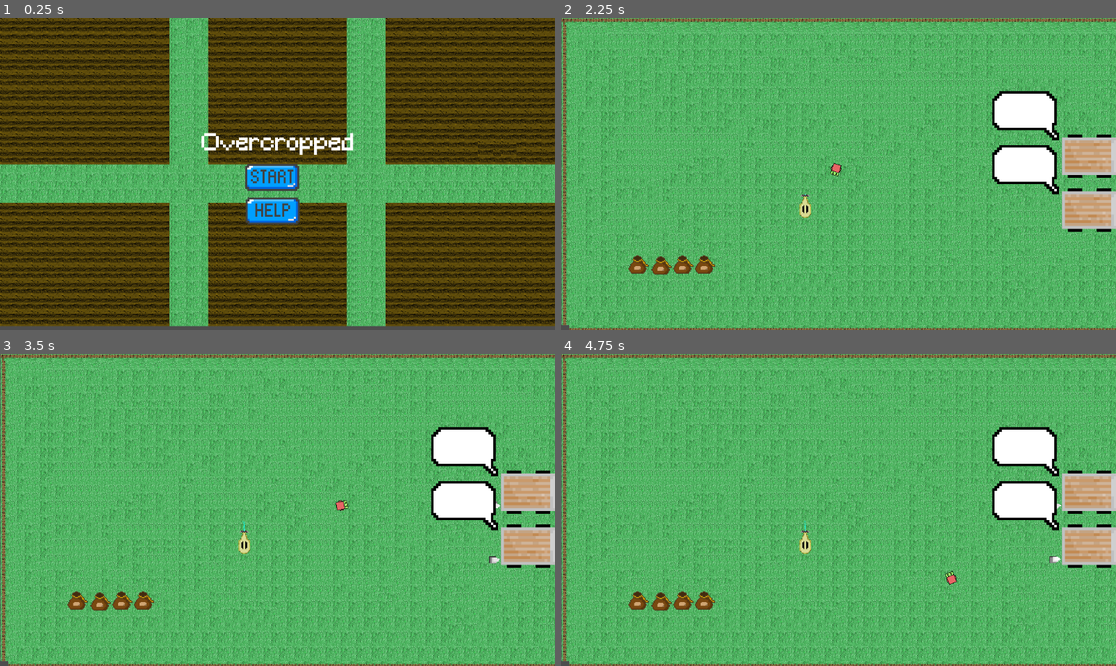
Above: before the commit, frames 1-4 (two rows, left to right).
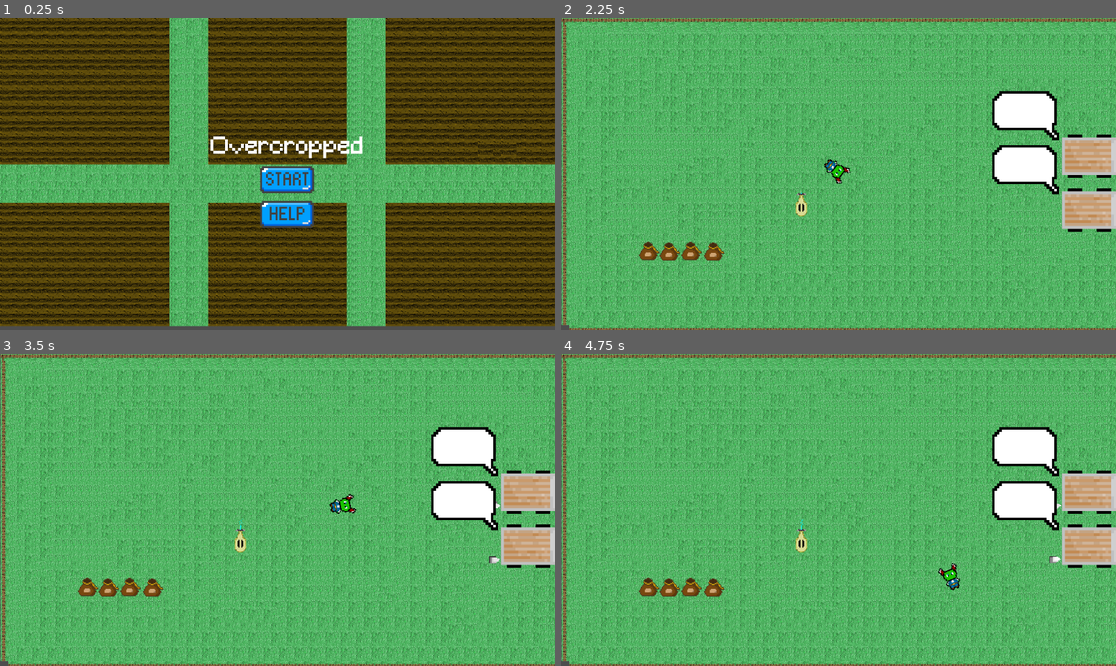
Above: after the commit, the same moments.

Repository: Bratah123/NewYearNewSkillsJam
Game: Godot game, scene res://game/main_menu.tscn
Same seed, same stepped clock (60 frames per second), same inputs: the game is played once before the commit and once after it.
Inputs (mouse positions are in pixels of both pictures, inside the frame that each line leads up to; where the layout moved, square brackets give the same spot in the first picture):
- Up to frame 1 (0.25 s): no input
- Up to frame 2 (2.25 s): click (849, 214) [832, 211] at 0.5 s; click (844, 245) at 1.25 s; click (849, 180) [832, 177] at 2 s
- Up to frame 3 (3.5 s): tap Enter at 2.75 s; move the mouse to (399, 494) at 2.77 s; hold D (right) from 2.78 s (still down); click (399, 494) at 2.85 s
- Up to frame 4 (4.75 s): move the mouse to (727, 525) at 3.52 s; release D (right) at 3.53 s; hold S (down) 3.53-4.28 s; click (727, 525) at 3.6 s; move the mouse to (894, 441) at 4.27 s; hold D (right) from 4.28 s (still down); click (894, 441) at 4.35 s

The runs differ from the first frame. In frame 1, 2.9% of the frame differs, in the area x 36-66%, y 36-68%; in frame 2, 1.5%; in frame 3, 1.5%; in frame 4, 1.5%.

Commit message:
FEAT: Player grabbing system
#11

Diff:
--- a/game/game.tscn
+++ b/game/game.tscn
@@ -179,24 +179,7 @@
 layer_0/tile_data = PackedInt32Array(0, 8, 0, 65536, 3, 0, 1, 7, 0, 65537, 7, 1, 2, 65543, 0, 65538, 65538, 0, 3, 7, 0, …(52720 unchanged characters)…
 
 [node name="WateringCan" parent="." instance=ExtResource("3_dhshf")]
-position = Vector2(507, 396)
-freeze = false
-
-[node name="CarrotSeed" parent="." instance=ExtResource("2_4xu0l")]
-position = Vector2(160, 514)
-freeze = false
-
-[node name="CarrotSeed2" parent="." instance=ExtResource("2_4xu0l")]
-position = Vector2(253, 514)
-freeze = false
-
-[node name="CarrotSeed3" parent="." instance=ExtResource("2_4xu0l")]
-position = Vector2(208, 516)
-freeze = false
-
-[node name="CarrotSeed4" parent="." instance=ExtResource("2_4xu0l")]
-position = Vector2(298, 514)
-freeze = false
+position = Vector2(499, 393)
 
 [node name="Player" parent="." instance=ExtResource("2_ra5ri")]
 position = Vector2(570, 315)
@@ -206,3 +189,15 @@
 
 [node name="Truck2" parent="." instance=ExtResource("1_a5mrr")]
 position = Vector2(1124, 396)
+
+[node name="CarrotSeed" parent="." instance=ExtResource("2_4xu0l")]
+position = Vector2(270, 486)
+
+[node name="CarrotSeed2" parent="." instance=ExtResource("2_4xu0l")]
+position = Vector2(317, 487)
+
+[node name="CarrotSeed3" parent="." instance=ExtResource("2_4xu0l")]
+position = Vector2(225, 487)
+
+[node name="CarrotSeed4" parent="." instance=ExtResource("2_4xu0l")]
+position = Vector2(182, 486)
--- /dev/null
+++ b/game/grabbables/grabbable.gd
@@ -0,0 +1,3 @@
+extends StaticBody2D
+
+var picked = false
--- a/game/grabbables/grabbable.tscn
+++ b/game/grabbables/grabbable.tscn
@@ -1,4 +1,6 @@
-[gd_scene load_steps=3 format=3 uid="uid://choeyphmk4ggm"]
+[gd_scene load_steps=4 format=3 uid="uid://choeyphmk4ggm"]
+
+[ext_resource type="Script" path="res://game/grabbables/grabbable.gd" id="1_ajand"]
 
 [sub_resource type="PhysicsMaterial" id="PhysicsMaterial_0ftv0"]
 friction = 0.0
@@ -7,10 +9,9 @@
 [sub_resource type="CircleShape2D" id="CircleShape2D_chwfx"]
 radius = 9.55249
 
-[node name="Grabbable" type="RigidBody2D"]
+[node name="Grabbable" type="StaticBody2D"]
 physics_material_override = SubResource("PhysicsMaterial_0ftv0")
-gravity_scale = 0.0
-freeze = true
+script = ExtResource("1_ajand")
 
 [node name="CollisionShape2D" type="CollisionShape2D" parent="."]
 scale = Vector2(2, 2)
--- a/game/help_menu.tscn
+++ b/game/help_menu.tscn
@@ -7,30 +7,52 @@
 [node name="HelpMenu" type="Node2D"]
 script = ExtResource("1_vgpfb")
 
-[node name="Label" type="Label" parent="."]
-offset_left = 472.0
-offset_top = 226.0
-offset_right = 679.0
-offset_bottom = 398.0
+[node name="Control" type="Control" parent="."]
+layout_mode = 3
+anchors_preset = 8
+anchor_left = 0.5
+anchor_top = 0.5
+anchor_right = 0.5
+anchor_bottom = 0.5
+offset_left = 576.0
+offset_top = 324.0
+offset_right = 616.0
+offset_bottom = 364.0
+grow_horizontal = 2
+grow_vertical = 2
+
+[node name="Label" type="Label" parent="Control"]
+layout_mode = 1
+anchors_preset = 8
+anchor_left = 0.5
+anchor_top = 0.5
+anchor_right = 0.5
+anchor_bottom = 0.5
+offset_left = -191.0
+offset_top = -86.0
+offset_right = 191.0
+offset_bottom = 86.0
+grow_horizontal = 2
+grow_vertical = 2
 theme_override_fonts/font = ExtResource("1_du8lq")
 theme_override_font_sizes/font_size = 32
 text = "W: UP
 A: DOWN
 S: LEFT
 D: RIGHT
-J: INTERACT"
+LEFT CLICK: INTERACT"
 horizontal_alignment = 1
 vertical_alignment = 1
 
-[node name="TextureButton" type="TextureButton" parent="."]
+[node name="TextureButton" type="TextureButton" parent="Control"]
 texture_filter = 1
-offset_left = 533.0
-offset_top = 445.0
-offset_right = 560.0
-offset_bottom = 459.0
+offset_left = -43.0
+offset_top = 121.0
+offset_right = -16.0
+offset_bottom = 135.0
 scale = Vector2(4, 4)
 texture_normal = ExtResource("2_h2o1f")
 ignore_texture_size = true
 stretch_mode = 3
 
-[connection signal="pressed" from="TextureButton" to="." method="_on_texture_button_pressed"]
+[connection signal="pressed" from="Control/TextureButton" to="." method="_on_texture_button_pressed"]
--- a/game/main_menu.tscn
+++ b/game/main_menu.tscn
@@ -51,38 +51,68 @@
 format = 2
 layer_0/tile_data = PackedInt32Array(786453, 65540, 1, 851989, 65540, 0, 786454, 0, 1, 851990, 0, 0, 786455, 65536, 1,  …(47339 unchanged characters)…
 
-[node name="Start" type="TextureButton" parent="."]
+[node name="Control" type="Control" parent="."]
+layout_mode = 3
+anchors_preset = 8
+anchor_left = 0.5
+anchor_top = 0.5
+anchor_right = 0.5
+anchor_bottom = 0.5
+offset_left = 576.0
+offset_top = 250.0
+offset_right = 616.0
+offset_bottom = 290.0
+grow_horizontal = 2
+grow_vertical = 2
+
+[node name="Label" type="Label" parent="Control"]
+layout_mode = 1
+anchors_preset = 8
+anchor_left = 0.5
+anchor_top = 0.5
+anchor_right = 0.5
+anchor_bottom = 0.5
+offset_left = -195.0
+offset_top = -24.0
+offset_right = 195.0
+offset_bottom = 24.0
+grow_horizontal = 2
+grow_vertical = 2
+theme_override_fonts/font = ExtResource("4_6cenq")
+theme_override_font_sizes/font_size = 48
+text = "Overcropped"
+horizontal_alignment = 1
+
+[node name="Start" type="TextureButton" parent="Control"]
 texture_filter = 1
-offset_left = 511.0
-offset_top = 305.0
-offset_right = 538.0
-offset_bottom = 318.0
+layout_mode = 1
+anchors_preset = 8
+anchor_left = 0.5
+anchor_top = 0.5
+anchor_right = 0.5
+anchor_bottom = 0.5
+offset_left = -54.0
+offset_top = 40.0
+offset_right = -27.0
+offset_bottom = 53.0
+grow_horizontal = 2
+grow_vertical = 2
 scale = Vector2(4, 4)
 texture_normal = ExtResource("2_c6ugy")
 ignore_texture_size = true
 stretch_mode = 3
 
-[node name="Help" type="TextureButton" parent="."]
+[node name="Help" type="TextureButton" parent="Control"]
 texture_filter = 1
-offset_left = 510.0
-offset_top = 373.0
-offset_right = 538.0
-offset_bottom = 387.0
+offset_left = -36.0
+offset_top = 130.0
+offset_right = -8.0
+offset_bottom = 144.0
 scale = Vector2(4, 4)
 texture_normal = ExtResource("3_sq0qy")
 ignore_texture_size = true
 stretch_mode = 3
 
-[node name="Label" type="Label" parent="."]
-offset_left = 382.0
-offset_top = 239.0
-offset_right = 772.0
-offset_bottom = 287.0
-theme_override_fonts/font = ExtResource("4_6cenq")
-theme_override_font_sizes/font_size = 48
-text = "Overcropped"
-horizontal_alignment = 1
-
-[connection signal="pressed" from="Start" to="." method="_on_start_pressed"]
-[connection signal="pressed" from="Start" to="." method="_on_texture_button_pressed"]
-[connection signal="pressed" from="Help" to="." method="_on_help_pressed"]
+[connection signal="pressed" from="Control/Start" to="." method="_on_texture_button_pressed"]
+[connection signal="pressed" from="Control/Start" to="." method="_on_start_pressed"]
+[connection signal="pressed" from="Control/Help" to="." method="_on_help_pressed"]
--- a/game/player.gd
+++ b/game/player.gd
@@ -1,13 +1,42 @@
 extends CharacterBody2D
 
 @export var move_speed : float = 200
+var is_holding = false
+var is_in_area = false
+const grabbable_object = preload("res://game/grabbables/grabbable.gd")
+var grabbable_in_area
+var root_scene
+var held_grabbable
+
+func _ready():
+	root_scene = get_parent()
 
 func handle_input():
 	var move_direction = Input.get_vector("left", "right", "up", "down")
 	velocity = move_direction * move_speed
+	if Input.is_action_just_pressed("click") and is_in_area and not is_holding:
+		grabbable_in_area.reparent($PickableArea)
+		held_grabbable = grabbable_in_area
+		is_holding = true
+	elif Input.is_action_just_pressed("click") and is_holding:
+		held_grabbable.reparent(root_scene)
+		held_grabbable = null
+		is_holding = false
 
 func _physics_process(delta):
 	handle_input()
 	move_and_slide()
 	# Rotate towards mouse
 	look_at(get_global_mouse_position())
+
+func _on_pickable_area_body_entered(body):
+	if body is grabbable_object and not is_in_area and not is_holding:
+		grabbable_in_area = body
+		is_in_area = true
+
+func _on_pickable_area_body_exited(body):
+	if body != held_grabbable:
+		return
+	if body is grabbable_object:
+		grabbable_in_area = null
+		is_in_area = false
--- a/game/player.tscn
+++ b/game/player.tscn
@@ -1,18 +1,32 @@
-[gd_scene load_steps=4 format=3 uid="uid://bmv15mn7wtyit"]
+[gd_scene load_steps=5 format=3 uid="uid://bmv15mn7wtyit"]
 
-[ext_resource type="Texture2D" uid="uid://bbedcyfjvqjnw" path="res://assets/temp_sprite.png" id="1_at86d"]
 [ext_resource type="Script" path="res://game/player.gd" id="1_erqir"]
+[ext_resource type="Texture2D" uid="uid://rsg1ccihq8el" path="res://assets/player.png" id="2_3q1sa"]
 
 [sub_resource type="RectangleShape2D" id="RectangleShape2D_2jorn"]
-size = Vector2(15.5, 16)
+size = Vector2(43, 30)
+
+[sub_resource type="CircleShape2D" id="CircleShape2D_d8wsg"]
+radius = 16.1245
 
 [node name="Player" type="CharacterBody2D"]
 script = ExtResource("1_erqir")
 
 [node name="Sprite2D" type="Sprite2D" parent="."]
 rotation = 1.5708
-texture = ExtResource("1_at86d")
+scale = Vector2(2.5, 2.5)
+texture = ExtResource("2_3q1sa")
 
 [node name="CollisionShape2D" type="CollisionShape2D" parent="."]
-position = Vector2(-3.75, 0)
+position = Vector2(-3.5, 0)
 shape = SubResource("RectangleShape2D_2jorn")
+
+[node name="PickableArea" type="Area2D" parent="."]
+position = Vector2(-13, -12)
+
+[node name="CollisionShape2D" type="CollisionShape2D" parent="PickableArea"]
+position = Vector2(48, 11)
+shape = SubResource("CircleShape2D_d8wsg")
+
+[connection signal="body_entered" from="PickableArea" to="." method="_on_pickable_area_body_entered"]
+[connection signal="body_exited" from="PickableArea" to="." method="_on_pickable_area_body_exited"]
--- a/project.godot
+++ b/project.godot
@@ -50,6 +50,16 @@
 "events": [Object(InputEventMouseButton,"resource_local_to_scene":false,"resource_name":"","device":-1,"window_id":0,"a …(253 unchanged characters)…
 ]
 }
+e={
+"deadzone": 0.5,
+"events": [Object(InputEventKey,"resource_local_to_scene":false,"resource_name":"","device":0,"window_id":0,"alt_pressed":false,"shift_pressed":false,"ctrl_pressed":false,"meta_pressed":false,"pressed":false,"keycode":0,"physical_keycode":69,"key_label":0,"unicode":0,"echo":false,"script":null)
+]
+}
+
+[layer_names]
+
+2d_physics/layer_1="player"
+2d_physics/layer_2="grabbable"
 
 [rendering]
 
Not shown, added: assets/player.png.import
Not shown: 1 places in game/grabbables/carrot_seed.tscn that only renumber resources
Not shown: 1 places in game/main_menu.tscn that only renumber resources
